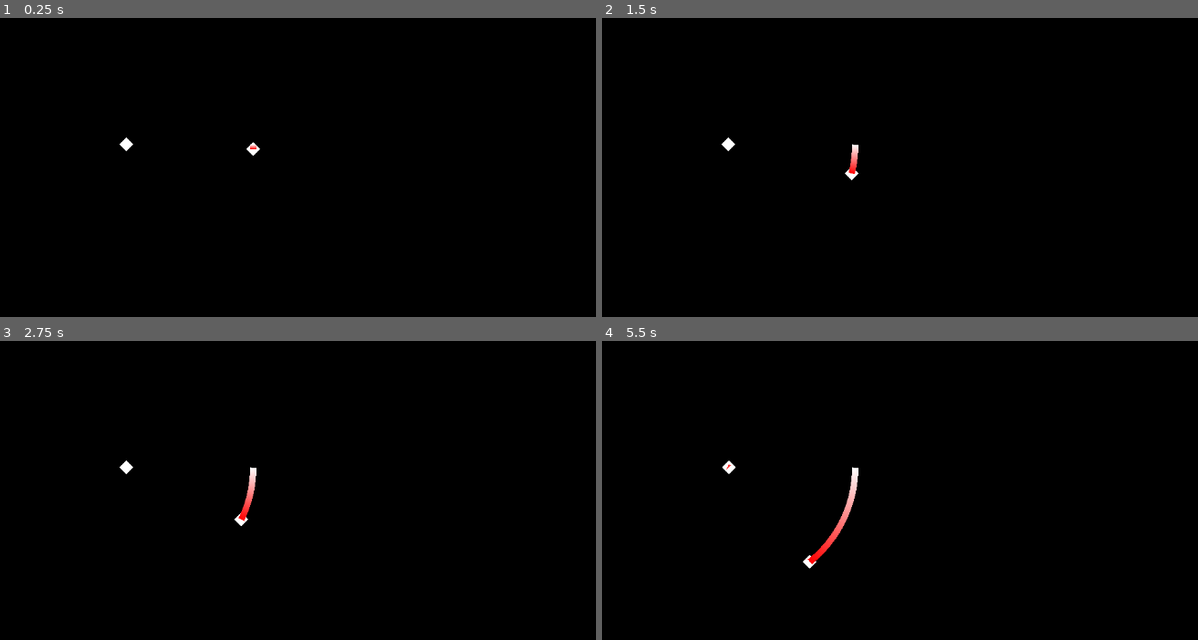
Above: before the commit, frames 1-4 (two rows, left to right).
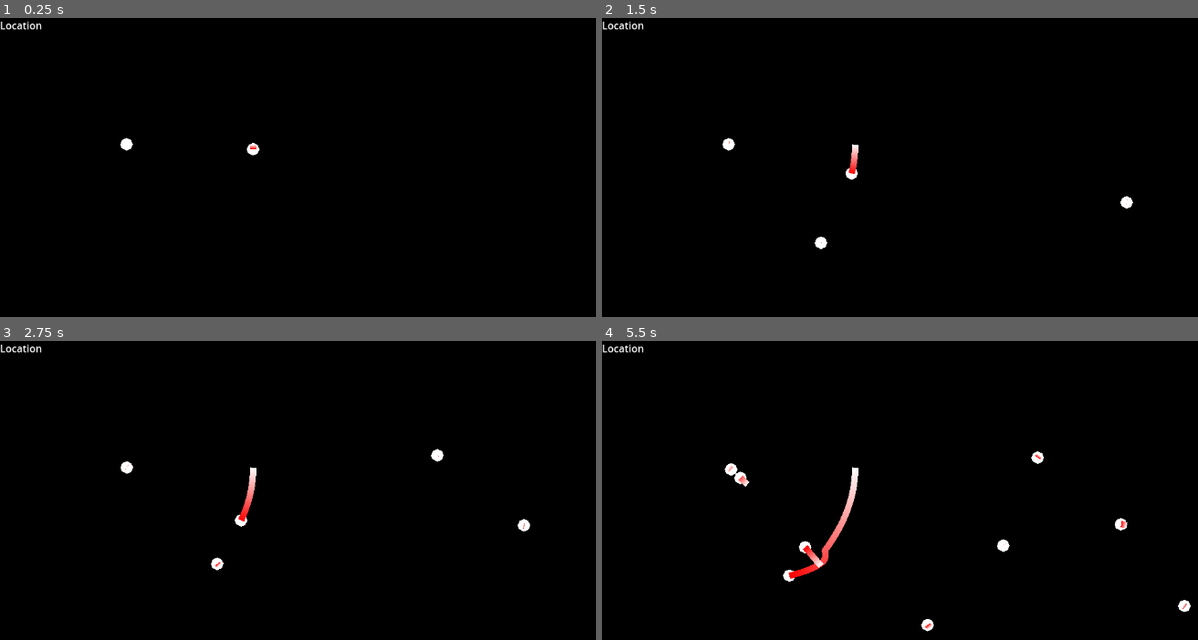
Above: after the commit, the same moments.

Repository: Abstreal/gravitational-golf
Game: Godot game, scene res://Scenes/game.tscn
The game is run twice, just before and just after one commit, with the same random seed, the same clock (stepped at 60 frames per second) and the same inputs.
Inputs (mouse positions are in pixels of both pictures, inside the frame that each line leads up to):
- Up to frame 1 (0.25 s): no input
- Up to frame 2 (1.5 s): tap Enter at 0.5 s; move the mouse to (1126, 203) at 0.52 s; click (1126, 203) at 0.6 s; tap Space at 1.25 s; move the mouse to (822, 242) at 1.27 s; click (822, 242) at 1.35 s
- Up to frame 3 (2.75 s): move the mouse to (435, 454) at 2.02 s; click (435, 454) at 2.1 s
- Up to frame 4 (5.5 s): move the mouse to (929, 628) at 2.77 s; click (929, 628) at 2.85 s; move the mouse to (1186, 607) at 3.52 s; click (1186, 607) at 3.6 s; move the mouse to (745, 484) at 4.27 s; click (745, 484) at 4.35 s; move the mouse to (1001, 544) at 5.02 s; click (1001, 544) at 5.1 s

The runs differ from the first frame. In frame 1, 0.2% of the frame differs, in the area x 0-44%, y 1-47%; in frame 2, 0.3%; in frame 3, 0.4%; in frame 4, 1.2%, in the area x 0-99%, y 1-98%.

Commit message:
Implemented the ability to add bodies through `PASController`

Diff:
--- a/Scenes/c_body.tscn
+++ b/Scenes/c_body.tscn
@@ -21,4 +21,4 @@
 length = 1000
 
 [node name="Polygon2D" type="Polygon2D" parent="."]
-polygon = PackedVector2Array(0, -11, 11, 0, 0, 11, -11, 0)
+polygon = PackedVector2Array(-10, 0, -7, -7, 0, -10, 7, -7, 10, 0, 7, 7, 0, 10, -8, 6)
--- a/Scenes/game.tscn
+++ b/Scenes/game.tscn
@@ -1,7 +1,8 @@
-[gd_scene load_steps=3 format=3 uid="uid://cokeebtrfqurg"]
+[gd_scene load_steps=4 format=3 uid="uid://cokeebtrfqurg"]
 
 [ext_resource type="PackedScene" uid="uid://vugpxygfwb6y" path="res://Scenes/gravity_handler.tscn" id="1_v8jph"]
 [ext_resource type="PackedScene" uid="uid://rb7k7rk6hd4g" path="res://Scenes/c_body.tscn" id="2_d4n8n"]
+[ext_resource type="PackedScene" uid="uid://c3vxbtkjpxjfq" path="res://Scenes/pas_controller.tscn" id="3_lc3iv"]
 
 [node name="Game" type="Node2D"]
 
@@ -15,4 +16,7 @@
 position = Vector2(200, 200)
 mass = 20000.0
 
+[node name="PASController" parent="." node_paths=PackedStringArray("gravity_handler") instance=ExtResource("3_lc3iv")]
+gravity_handler = NodePath("../GravityHandler")
+
 [editable path="GravityHandler"]
--- a/Scenes/gravity_handler.gd
+++ b/Scenes/gravity_handler.gd
@@ -4,9 +4,11 @@
 
 var cbodies: Array = Array()
 
-# Called when the node enters the scene tree for the first time.
+func update_cbodies() -> void:
+	cbodies = get_children()
+
 func _ready() -> void:
-	cbodies = get_children()
+	update_cbodies()
 
 func get_accel(pos: Vector2, attr_pos: Vector2, attr_mass: float) -> Vector2:
 	if pos == attr_pos:
--- /dev/null
+++ b/Scenes/pas_controller.gd
@@ -0,0 +1,17 @@
+extends Node2D
+
+@export var gravity_handler = self
+@onready var c_body_scene = preload("res://Scenes/c_body.tscn")
+
+signal pressed
+
+func _on_pressed():
+	var new_cbd = c_body_scene.instantiate()
+	new_cbd.global_position = get_global_mouse_position()
+	new_cbd.mass = 2000
+	gravity_handler.add_child(new_cbd)
+	gravity_handler.update_cbodies()
+
+func _input(event: InputEvent) -> void:
+	if Input.is_action_just_pressed("click_or_tap"):
+		pressed.emit()
--- /dev/null
+++ b/Scenes/pas_controller.tscn
@@ -0,0 +1,18 @@
+[gd_scene load_steps=2 format=3 uid="uid://c3vxbtkjpxjfq"]
+
+[ext_resource type="Script" path="res://Scenes/pas_controller.gd" id="1_mwqc7"]
+
+[node name="PASController" type="Node2D"]
+script = ExtResource("1_mwqc7")
+
+[node name="UI" type="Control" parent="."]
+layout_mode = 3
+anchors_preset = 0
+
+[node name="PASControllerStateIndic" type="Label" parent="UI"]
+layout_mode = 0
+offset_right = 40.0
+offset_bottom = 23.0
+text = "Location"
+
+[connection signal="pressed" from="." to="." method="_on_pressed"]
--- a/project.godot
+++ b/project.godot
@@ -15,6 +15,14 @@
 config/features=PackedStringArray("4.3", "GL Compatibility")
 config/icon="res://icon.svg"
 
+[input]
+
+click_or_tap={
+"deadzone": 0.5,
+"events": [Object(InputEventMouseButton,"resource_local_to_scene":false,"resource_name":"","device":-1,"window_id":0,"alt_pressed":false,"shift_pressed":false,"ctrl_pressed":false,"meta_pressed":false,"button_mask":0,"position":Vector2(0, 0),"global_position":Vector2(0, 0),"factor":1.0,"button_index":1,"canceled":false,"pressed":false,"double_click":false,"script":null)
+]
+}
+
 [rendering]
 
 renderer/rendering_method="gl_compatibility"
--- a/test_scene.gd
+++ b/test_scene.gd
@@ -3,10 +3,5 @@
 
 # Called when the node enters the scene tree for the first time.
 func _ready() -> void:
-	for child in get_children():
-		print(String(child.name).begins_with("CBody"))
-
-
-# Called every frame. 'delta' is the elapsed time since the previous frame.
-func _process(delta: float) -> void:
-	pass
+	var x: int = 1
+	print(!x == 0)
--- a/test_scene.tscn
+++ b/test_scene.tscn
@@ -4,7 +4,3 @@
 
 [node name="TestScene" type="Node2D"]
 script = ExtResource("1_jieg3")
-
-[node name="CBodyNode_2D" type="Node2D" parent="."]
-
-[node name="Node2D2" type="Node2D" parent="."]
